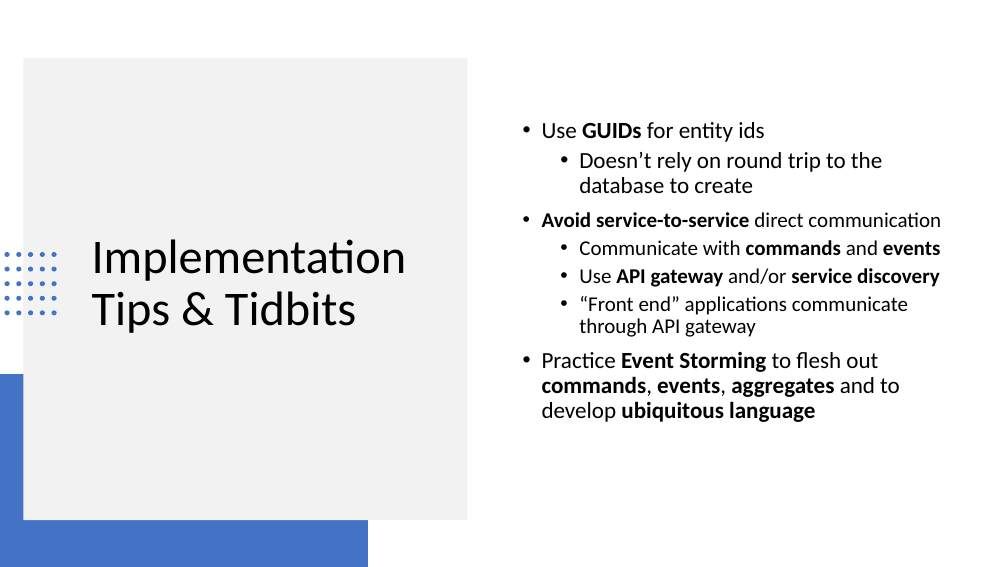
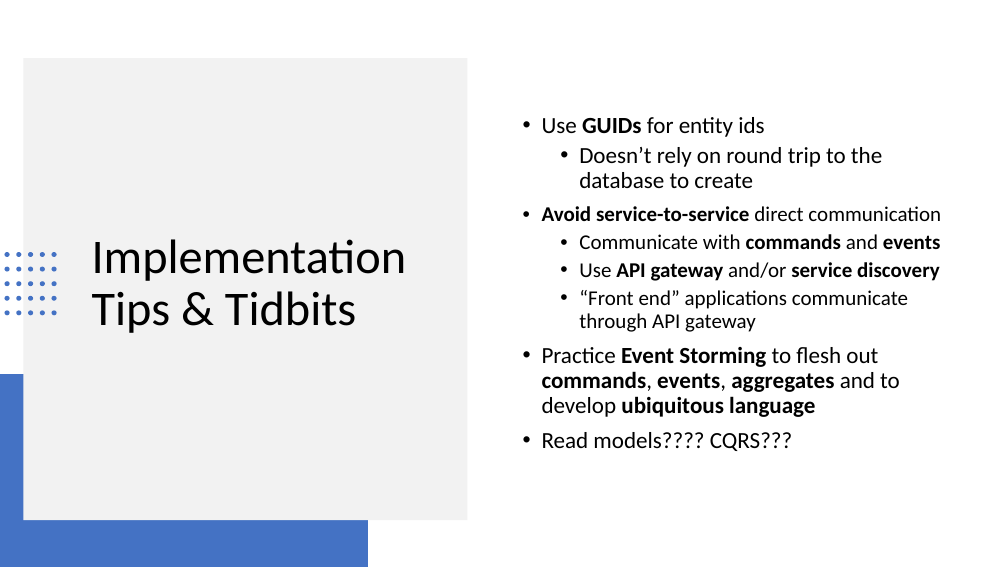
Before and after one commit to footedr/easyddd, a slide deck: slide 31 of EasyDDD.pptx. Drawn at 1008x567 pixels with LibreOffice and Linux fonts; fonts in the diff are those of the drawing. Boxes give left, top, right and bottom in pixels: in the first picture for what was removed or moved away, otherwise in the second. Text is boxed around its words. In the diff, an @@ line names an element or a change of style, - is before the commit and + after.

```diff
--- a/EasyDDD.pptx
+++ b/EasyDDD.pptx
@@ text at bbox=[542, 432, 793, 451]: paragraph added @@
+• Read models???? CQRS???
```
Also in this commit, not shown: 23 other files.
